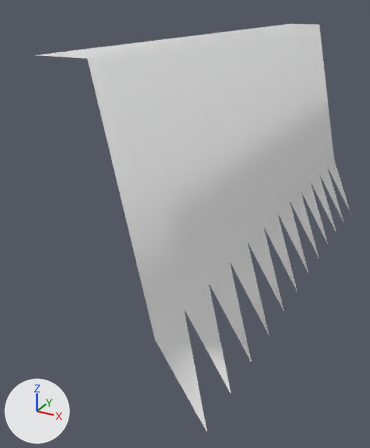
Renders of the OBJ model models/areas/fields_risen/preview_cliff_-4_1.obj from each side of a commit.
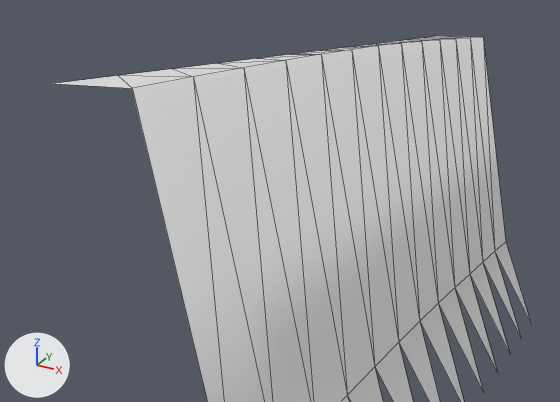
Each version appears first whole from a 50 mm camera at (-113.3, -91.9, 12.2) aimed at (-124.9, -70.9, 1.7), and next in a close-up on the part from 0% to 100% of the width and 0% to 59% of the height. Every picture has the same lights, and +X, +Y and +Z are marked at lower left. The older version's two pictures come first. The close-ups show mesh edges as thin lines. Where no turn or scale is listed for an object, it has been applied to the vertices. Vertices at exactly the same position are counted once.

Names of what the first close-up shows: 'preview_cliff_-4_1'.
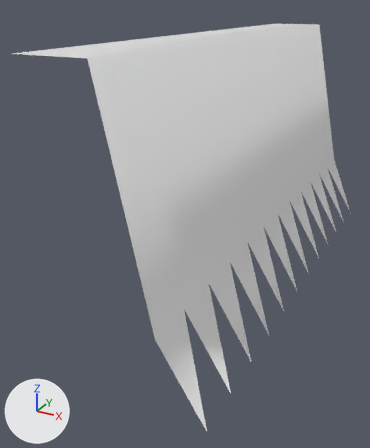
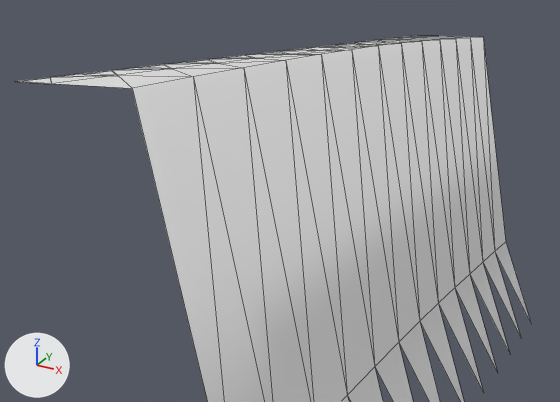
What differs and where, as boxes [x1, y1, x2, y2] in the close-ups (560 x 402 px):
'preview_cliff_-4_1', reshaped: before [53, 36, 531, 402]; after [18, 36, 531, 402]
part 1 of me_preview_cliff__4_1, added: after [18, 36, 436, 84]

What changed in the scene script:
```text
Change me_preview_cliff__4_1:
    used by ob_preview_cliff__4_1; location = (0.0, 0.0, 0.0)
    remove me_preview_cliff__4_1.from_pydata(...)  # 51 vertices, 60 faces; spans x -125.0..-119.0, y -80.0..-56.0, z -1.3..10.8
    add me_preview_cliff__4_1.from_pydata(...)  # 114 vertices, 120 faces; spans x -126.0..-119.0, y -80.0..-56.0, z -1.3..10.8
    me_preview_cliff__4_1 part 1
    13 new vertices lie (-1.0, 0.0, 0.0) away from vertices in x -125.0, y -80.0..-56.0, z 10.6
    12 new vertices lie (-1.0, -1.0, 0.0) away from vertices in x -125.0, y -78.0..-56.0, z 10.6
    36 new faces join them
    other edits to the shape of me_preview_cliff__4_1 do not show in these pictures
```
